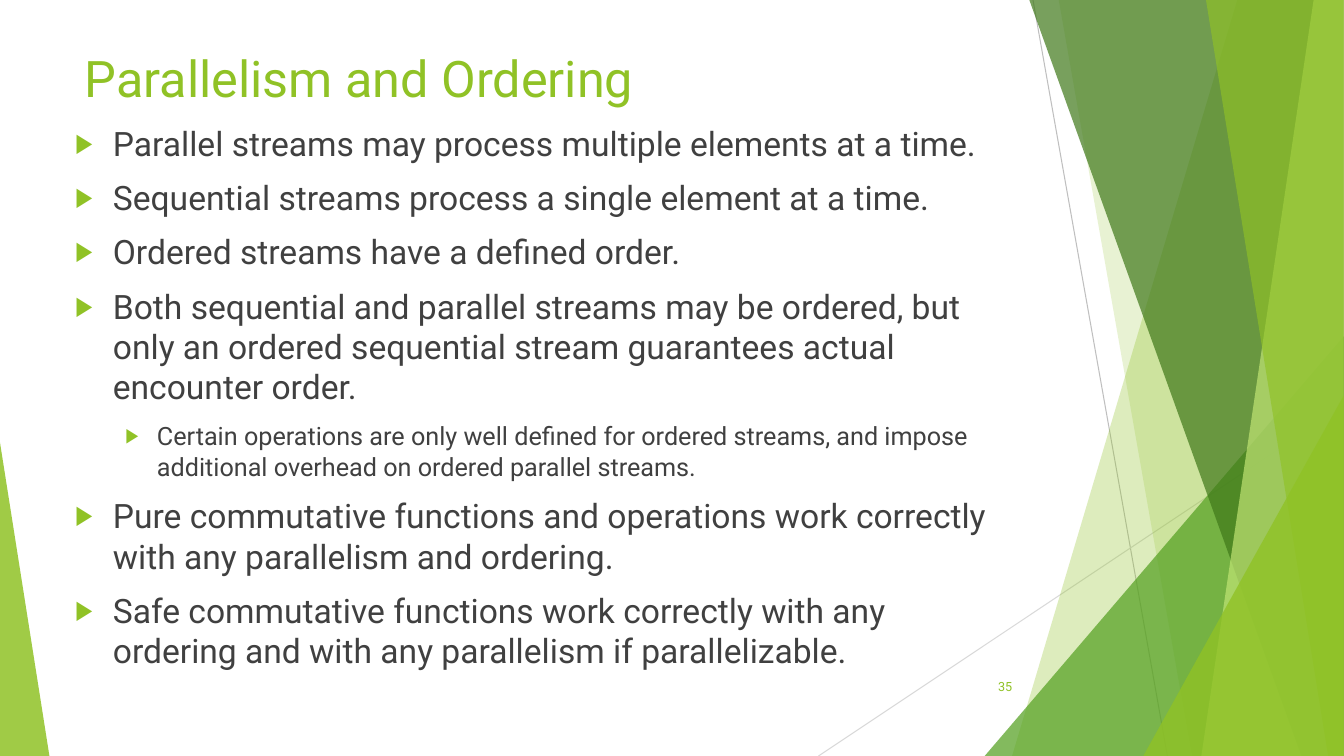
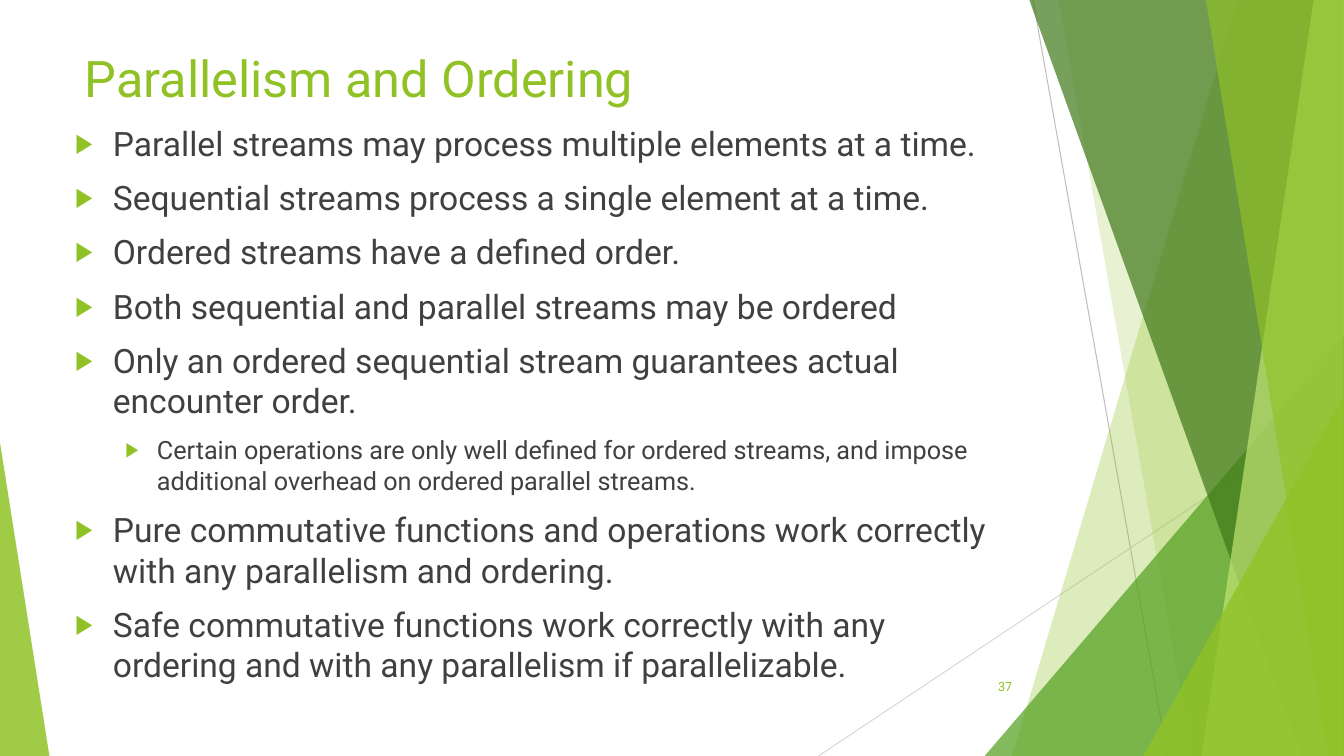
Before and after one commit to RichardRoda/2017-CodePaLOUsa-Lambda, a slide deck: slide 37 of Learning to Love the Lambda in the Stream.pptx (slide 35 before the commit). Drawn at 1344x756 pixels with LibreOffice and Linux fonts; fonts in the diff are those of the drawing. Boxes give left, top, right and bottom in pixels: in the first picture for what was removed or moved away, otherwise in the second. Text is boxed around its words. In the diff, an @@ line names an element or a change of style, - is before the commit and + after.

```diff
--- a/Learning to Love the Lambda in the Stream.pptx
+++ b/Learning to Love the Lambda in the Stream.pptx
@@ text at [113,294,899,414]: text changed @@
-▶ Both sequential and parallel streams may be ordered, but only an ordered sequential stream guarantees actual encounter order.
+▶ Both sequential and parallel streams may be ordered
+▶ Only an ordered sequential stream guarantees actual encounter order.
@@ page number at [998,682,1012,691]: text changed @@
-35
+37
```
Also in this commit, not shown: 9 other slides changed, 1 slide added.
